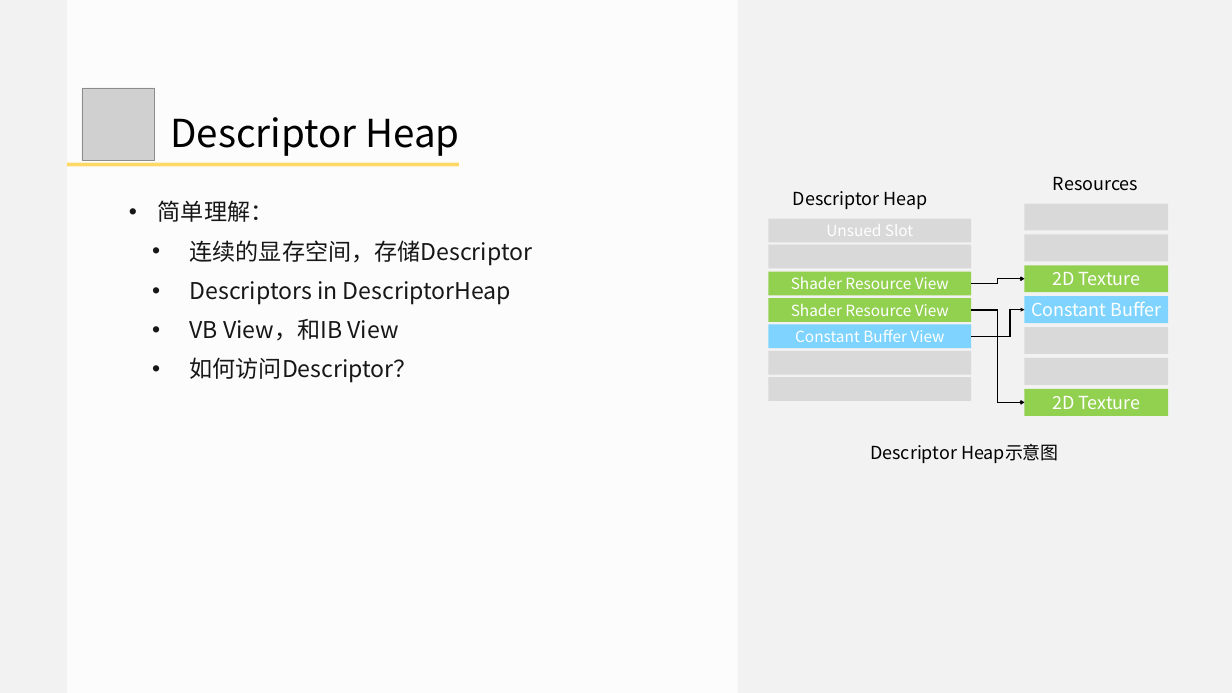
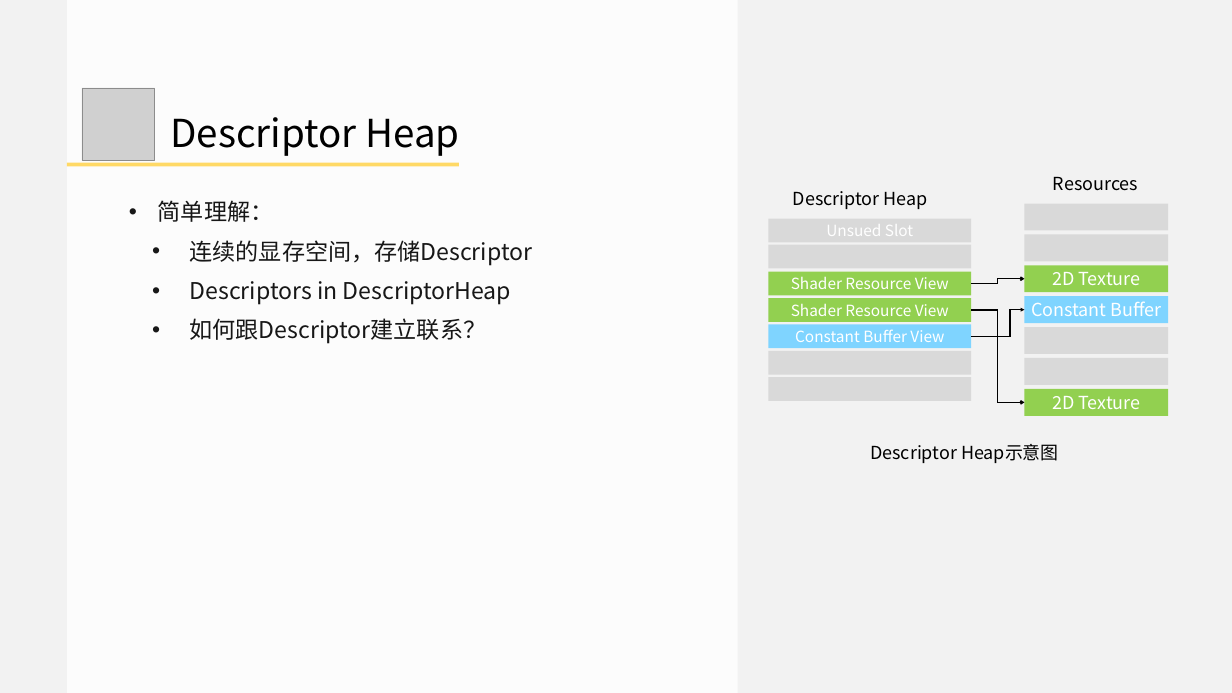
Before and after one commit to doomlover/KSGameEngineTutorials, a slide deck: slide 24 of PPTs/05.深入DX12绘制二.pptx (slide 23 before the commit). Drawn at 1232x693 pixels with LibreOffice and Linux fonts; fonts in the diff are those of the drawing; grey boxes stand for pictures. Boxes give left, top, right and bottom in pixels: in the first picture for what was removed or moved away, otherwise in the second. Text is boxed around its words. In the diff, an @@ line names an element or a change of style, - is before the commit and + after.

```diff
--- a/PPTs/05.深入DX12绘制二.pptx
+++ b/PPTs/05.深入DX12绘制二.pptx
@@ text at <box>190,318,487,344</box>: text changed @@
-  • VB View，和IB View
-  • 如何访问Descriptor？
+  • 如何跟Descriptor建立联系？
```
Also in this commit, not shown: 5 other slides changed, 1 slide added.
